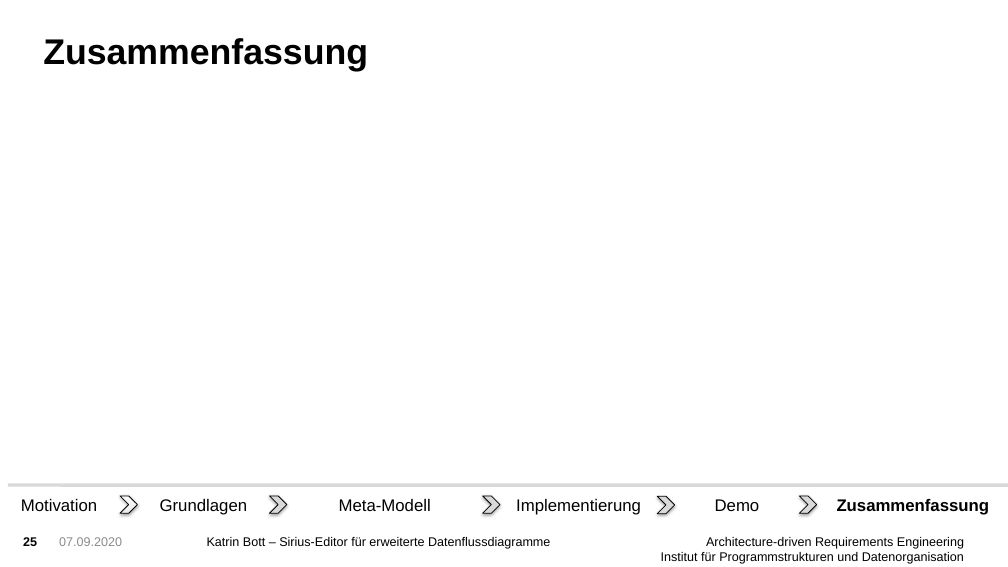
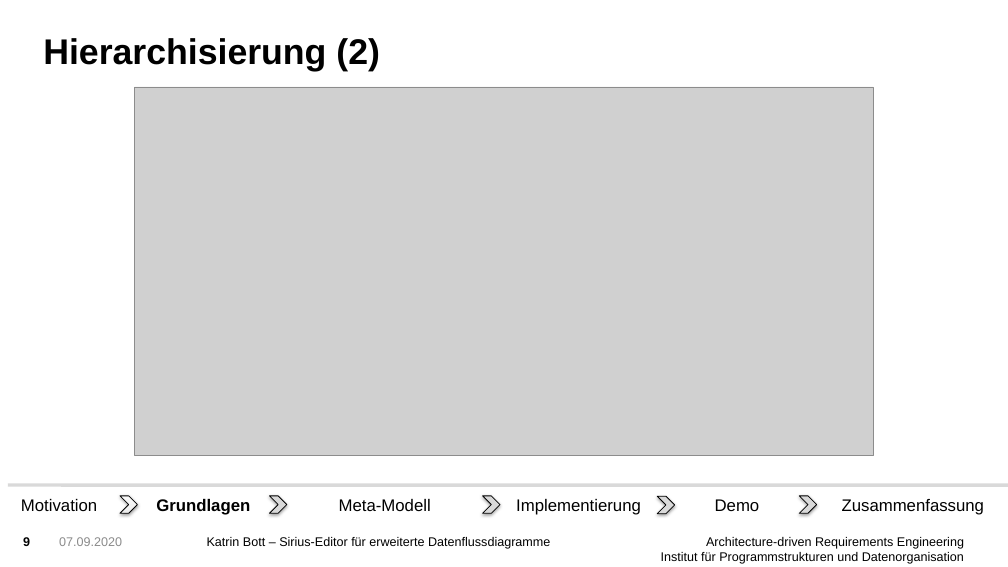
Before and after one commit to FluidTrust/Palladio-Supporting-DataFlowDiagramConfidentiality, a slide deck: slide 9 of bundles/org.palladiosimulator.dataflow.diagram.characterized.editor.sirius/presentation/presentation_bott.pptx (slide 25 before the commit). Drawn at 1008x567 pixels with LibreOffice and Linux fonts; fonts in the diff are those of the drawing; grey boxes stand for pictures; background and template pictures are left out. Boxes give left, top, right and bottom in pixels: in the first picture for what was removed or moved away, otherwise in the second. Text is boxed around its words. In the diff, an @@ line names an element or a change of style, - is before the commit and + after.

```diff
--- a/bundles/org.palladiosimulator.dataflow.diagram.characterized.editor.sirius/presentation/presentation_bott.pptx
+++ b/bundles/org.palladiosimulator.dataflow.diagram.characterized.editor.sirius/presentation/presentation_bott.pptx
@@ text at box(43, 38, 380, 71): text changed @@
-Zusammenfassung
+Hierarchisierung (2)
@@ picture added at box(135, 87, 873, 455) @@
@@ text "Grundlagen" at box(156, 499, 250, 515): bold on @@
@@ text "Zusammenfassung" at box(842, 499, 984, 515): bold off @@
@@ page number at box(23, 536, 30, 549): text changed @@
-25
+9
```
Also in this commit, not shown: 15 other slides changed, 1 slide removed, 2 other files.
